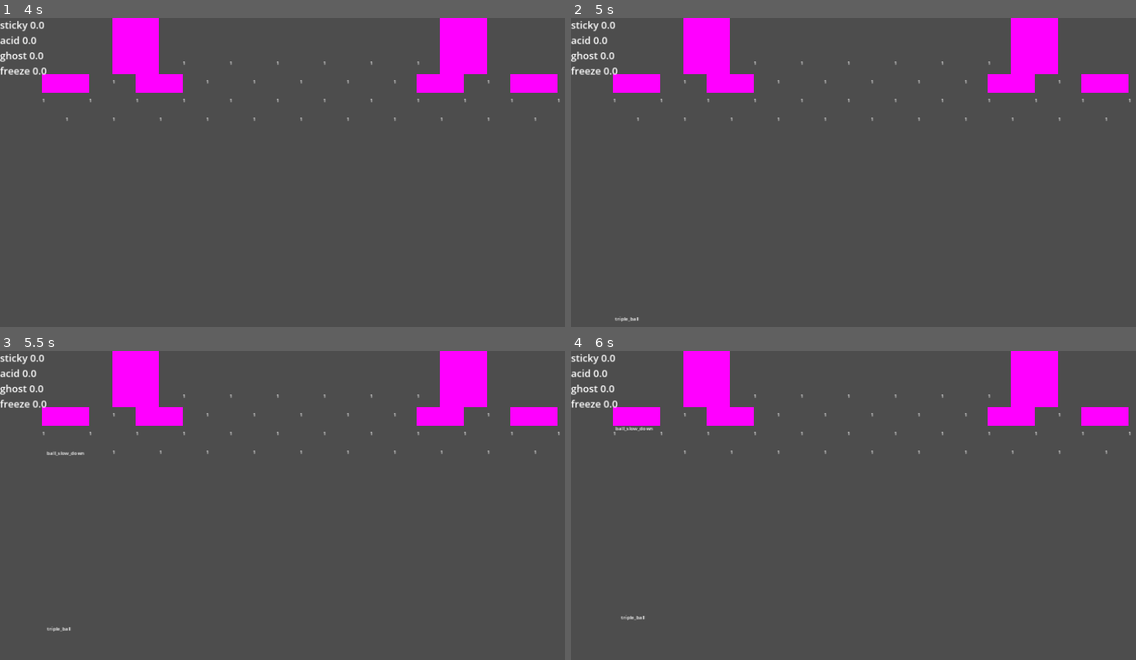
Above: before the commit, frames 1-4 (two rows, left to right).
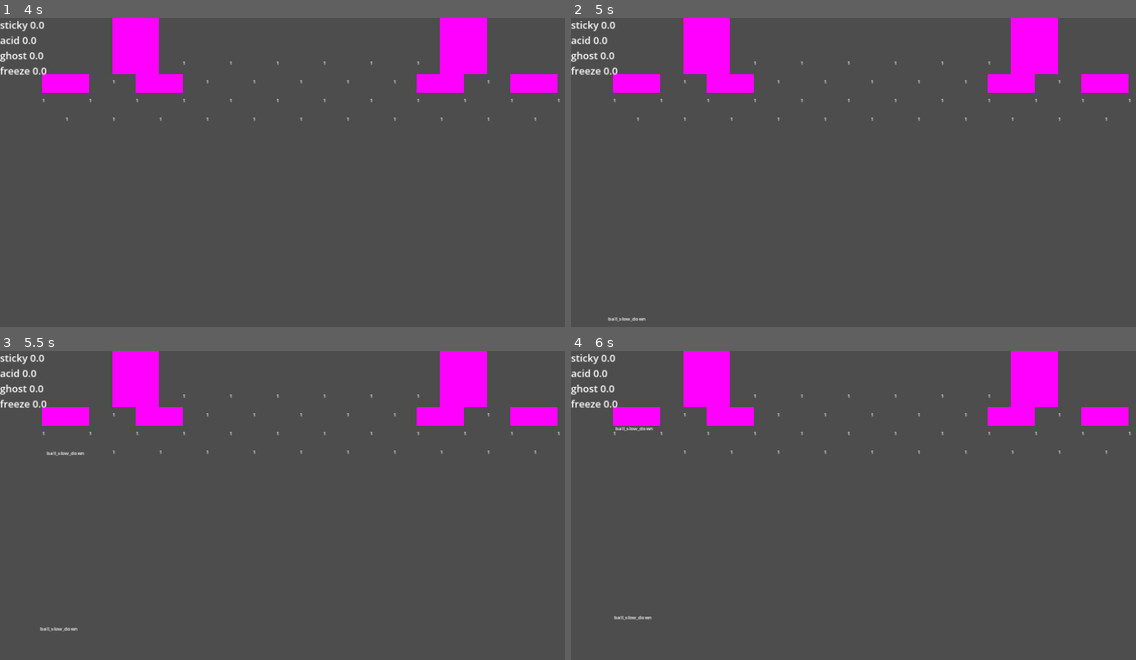
Above: after the commit, the same moments.

Repository: O-39889/brickout
Game: Godot game, scene res://scenes/level.tscn
Same seed, same stepped clock (60 frames per second), same inputs: the game is played once before the commit and once after it.
Inputs (mouse positions are in pixels of both pictures, inside the frame that each line leads up to):
- Up to frame 1 (4 s): tap Enter at 0.5 s; move the mouse to (333, 184) at 0.52 s; click (333, 184) at 0.67 s; tap R (debug_restart) every 0.75 s from 1.25 to 3.5 s; move the mouse to (271, 187) at 1.27 s; click (271, 187) at 1.42 s; move the mouse to (316, 181) at 2.02 s; click (316, 181) at 2.17 s; move the mouse to (293, 191) at 2.77 s; click (293, 191) at 2.92 s; move the mouse to (344, 191) at 3.52 s; click (344, 191) at 3.67 s
- Up to frame 2 (5 s): tap F3 (debug_3) at 4.15 s; tap R (debug_restart) at 4.25 s; move the mouse to (825, 181) at 4.27 s; click (825, 181) at 4.42 s; tap F4 (debug_4) at 4.9 s
- Up to frame 3 (5.5 s): move the mouse to (305, 517) at 5.02 s; click (305, 517) at 5.17 s
- Up to frame 4 (6 s): move the mouse to (847, 511) at 5.77 s; click (847, 511) at 5.92 s

Frame 1 is identical in both runs. In frame 2, less than 0.1% of the frame differs, in the area x 6-14%, y 96-99%; in frame 3, less than 0.1%, in the area x 7-14%, y 89-91%; in frame 4, less than 0.1%.

Commit message:
Squashed commit of the following:
commit e2b8c1805f11ae1a5fa7107af9ab28c7f85aede4
Author: OLP Solutions <76152616+O-39889@users.noreply.github.com>
Date:   Mon Jul 15 21:13:08 2024 +0300

    Refactor Ball to have static and centralized speed controls?

commit 54a9baa39f5d6e1187d747023278fa539dddcc9d
Author: OLP Solutions <76152616+O-39889@users.noreply.github.com>
Date:   Mon Jul 15 13:11:09 2024 +0300

    Add EventBus

Diff:
--- a/project.godot
+++ b/project.godot
@@ -18,6 +18,7 @@
 [autoload]
 
 Globals="*res://scenes/Globals.tscn"
+EventBus="*res://scripts/event_bus.gd"
 
 [debug]
 
--- a/scenes/level.tscn
+++ b/scenes/level.tscn
@@ -136,6 +136,7 @@
 
 [node name="IndestructibleBrick" parent="Bricks" instance=ExtResource("5_qmehk")]
 position = Vector2(510, 210)
+rotation = 3.14159
 
 [node name="IndestructibleBrick9" parent="Bricks" instance=ExtResource("5_qmehk")]
 position = Vector2(210, 210)
--- a/scripts/Ball.gd
+++ b/scripts/Ball.gd
@@ -12,23 +12,35 @@
 
 # random data fur now
 const BALL_SPEEDS = [
-	400,
+	390,
 	600,
-	800,
+	810,
 ];
 
 const BALL_RADIUS = 20;
 
 
-var speed_idx : BallSpeed = BallSpeed.BALL_SPEED_NORMAL:
+static var target_speed_idx : BallSpeed = BallSpeed.BALL_SPEED_NORMAL:
 	get:
-		return speed_idx;
+		return target_speed_idx;
 	set(value):
-		speed_idx = value;
-		speed = BALL_SPEEDS[speed_idx];
+		target_speed_idx = clampi(value, BallSpeed.BALL_SPEED_SLOW, BallSpeed.BALL_SPEED_FAST);
+		EventBus.ball_target_speed_idx_changed.emit();
 
-var speed : float = BALL_SPEEDS[speed_idx];
-var direction : Vector2 = Vector2(1, -1).normalized();
+var speed : float = BALL_SPEEDS[target_speed_idx]:
+	get:
+		return speed;
+	set(value):
+		speed = value;
+		velocity = speed * direction;
+
+var direction : Vector2 = Vector2(0, -1):
+	get:
+		return direction;
+	set(value):
+		direction = value;
+		velocity = speed * direction;
+
 var stuck : bool = false:
 	get:
 		return stuck;
@@ -67,27 +79,23 @@
 
 
 func _ready():
+	EventBus.ball_target_speed_idx_changed.connect(_on_target_speed_idx_changed);
 	collision_shape.shape.radius = BALL_RADIUS;
 	if stuck:
 		process_mode = Node.PROCESS_MODE_DISABLED;
 
 
 func launch():
-	process_mode = Node.PROCESS_MODE_INHERIT;
 	stuck = false;
 	velocity = direction * speed;
 
 
-func increase_speed():
-	speed_idx = mini(speed_idx + 1, BallSpeed.BALL_SPEED_FAST);
-	speed = BALL_SPEEDS[speed_idx];
-	velocity = direction * speed;
+static func increase_speed():
+	target_speed_idx += 1;
 
 
-func decrease_speed():
-	speed_idx = maxi(speed_idx - 1, BallSpeed.BALL_SPEED_SLOW);
-	speed = BALL_SPEEDS[speed_idx];
-	velocity = direction * speed;
+static func decrease_speed():
+	target_speed_idx -= 1;
 
 
 func handle_collision(collision: KinematicCollision2D):
@@ -95,8 +103,7 @@
 	if collider is Ball:
 		# and here we would somehow alter another guy's velocity
 		# und also avoid reduplication or idk lol
-		print("Not implemented!!!");
-		pass
+		assert(false, 'NOT IMPLEMENTED!!!! AAAAAAHHHHHHHH');
 	if collider is Paddle:
 		collider.handle_ball_collision(self, collision);
 	else:
@@ -111,15 +118,21 @@
 				explosion.queue_free();
 				fire_ball = false;
 			else:
-				collider.hit(self, 999 if acid else 1);
+				collider.hit(self, 1997 if acid else 1);
+		# lmao that's why you use le state pattern
 		if not (collider is RegularBrick and acid):
-			velocity = velocity.bounce(collision.get_normal());
-			direction = velocity.normalized();
+			direction = direction.bounce(collision.get_normal());
 
 
 func _physics_process(delta):
+	velocity = direction * speed;
 	var collision: KinematicCollision2D = move_and_collide(velocity * delta);
 	if collision:
 		handle_collision(collision);
 	if position.y > get_viewport_rect().size.y + BALL_RADIUS * 4:
 		lost.emit(self);
+	get_window().title = str(target_speed_idx);
+
+
+func _on_target_speed_idx_changed():
+	speed = BALL_SPEEDS[target_speed_idx];
--- a/scripts/Level.gd
+++ b/scripts/Level.gd
@@ -42,8 +42,16 @@
 	return not b.stuck;
 
 
+func stuff():
+	print('Hello I am in here');
+	print('Hello I am in here');
+	print('Hello I am in here');
+
+
+
 # Called when the node enters the scene tree for the first time.
 func _ready():
+	EventBus.ball_target_speed_idx_changed.connect(stuff);
 	paddle.spawn_ball = true;
 	paddle.position.x = (get_viewport_rect().size.x - paddle.width) / 2;
 	paddle.position.y = get_viewport_rect().size.y - Globals.PADDLE_OFFSET;
@@ -67,17 +75,17 @@
 
 
 func add_ball(b: Ball):
-	b.speed_idx = current_ball_speed_idx;
 	if get_tree().get_nodes_in_group('balls').size() >= BALL_LIMIT:
 		return;
+	# TODO: REPLACE THIS WITH EVENT BUS
 	b.lost.connect(_on_ball_lost);
 	add_child(b);
 
 
 func add_ball_to_paddle(b: Ball):
-	b.speed_idx = current_ball_speed_idx;
 	if get_tree().get_nodes_in_group('balls').size() >= BALL_LIMIT:
 		return;
+	# TODO: REPLACE THIS      WITH EVENT BUS
 	b.lost.connect(_on_ball_lost);
 	paddle.add_bawl(b);
 
@@ -89,13 +97,11 @@
 		var angle_offset : float = (i + 1) * angle_range / (n + 1);
 		if b.stuck:
 			new_ball.position = b.global_position;
-			new_ball.position.y -= 1;
-			new_ball.velocity = b.speed * Vector2.LEFT.rotated(angle_offset);
-			new_ball.direction = new_ball.velocity.normalized();
+			new_ball.position.y -= 1; # "just in case"
+			new_ball.direction = Vector2.LEFT.rotated(angle_offset);
 		else:
 			new_ball.position = b.position;
-			new_ball.velocity = b.velocity.rotated(angle_offset);
-			new_ball.direction = new_ball.velocity.normalized();
+			new_ball.direction = b.direction.rotated(angle_offset);
 		add_ball(new_ball);
 
 
@@ -145,7 +151,6 @@
 			new_ball.position.y = -Ball.BALL_RADIUS;
 			new_ball.position.x = paddle.width / 2;
 			new_ball.direction = Vector2.UP;
-			new_ball.stuck = true;
 			add_ball_to_paddle(new_ball);
 		'triple_ball':
 			# gotta go back to enums and shit i guess with the powerup ids
@@ -162,7 +167,7 @@
 			# fallback (just get the first bawl available)
 			if ball_selection.is_empty():
 				ball_selection.append(get_tree().get_first_node_in_group('balls'));
-			clone_balls(ball_selection[randi_range(0, ball_selection.size() - 1)], 2);
+			clone_balls(ball_selection.pick_random(), 2);
 		'double_balls':
 			for b in get_tree().get_nodes_in_group('balls'):
 				clone_balls(b, 1);
@@ -179,13 +184,9 @@
 			start_or_extend_timer(timer_acid, ACID_TIME);
 		# NEUTRAL
 		'ball_speed_up':
-			current_ball_speed_idx = mini(current_ball_speed_idx + 1, Ball.BallSpeed.BALL_SPEED_FAST);
-			for b in get_tree().get_nodes_in_group('balls'):
-				b.increase_speed();
+			Ball.increase_speed();
 		'ball_slow_down':
-			current_ball_speed_idx = maxi(current_ball_speed_idx - 1, Ball.BallSpeed.BALL_SPEED_SLOW);
-			for b in get_tree().get_nodes_in_group('balls'):
-				b.decrease_speed();
+			Ball.decrease_speed();
 		# BAD
 		'pop_ball':
 			var balls_arr : Array[Ball];
@@ -263,9 +264,9 @@
 	if event.is_action_pressed('debug_2'):
 		add_powerup.call('paddle_freeze', 'bad');
 	if event.is_action_pressed('debug_3'):
-		add_powerup.call('double_balls', 'good');
+		add_powerup.call('ball_speed_up', 'neutral');
 	if event.is_action_pressed('debug_4'):
-		add_powerup.call('triple_ball', 'good');
+		add_powerup.call('ball_slow_down', 'neutral');
 	if event.is_action_pressed('debug_5'):
 		add_powerup.call('paddle_freeze', 'bad');
 		_input(event);
--- a/scripts/Paddle.gd
+++ b/scripts/Paddle.gd
@@ -77,7 +77,6 @@
 	powerup_hitbox.shape.size.x = width;
 	# just make it ALWAYS spawn with a bawl
 	var b : Ball = load("res://scenes/Ball.tscn").instantiate();
-	b.stuck = true;
 	b.position.x = width / 2.0;
 	b.position.y = -b.BALL_RADIUS;
 	b.direction = Vector2.UP;
@@ -89,6 +88,7 @@
 		add_child(b);
 	else:
 		b.reparent(self);
+	b.stuck = true;
 	balls.append(b);
 
 
@@ -116,17 +116,15 @@
 		PaddleState.Normal:
 			var ball_dir := _bounce_ball_dir_controlled(b.velocity, collision.get_position());
 			b.direction = ball_dir;
-			b.velocity = b.speed * b.direction;
 		PaddleState.Sticky:
 			var ball_dir := _bounce_ball_dir_controlled(b.velocity, collision.get_position());
 			b.direction = ball_dir;
-			b.stuck = true;
 			add_bawl(b);
 		PaddleState.Frozen:
 			# other stuff to handle? idk just bouncing it lol
 			# actaully might trigger an explosion if le ball is fire ball
 			# and then unfreeze le paddle
-			b.velocity = b.velocity.bounce(collision.get_normal());
+			b.direction = b.direction.bounce(collision.get_normal());
 		# I'm prolly not even gonna add a ghost state anyway
 
 
@@ -139,8 +137,8 @@
 	return Vector2.UP.rotated(deg_to_rad(remapped));
 
 
-func _bounce_ball_dir_uncontrolled(ball_velocity: Vector2, normal: Vector2) -> Vector2:
-	return ball_velocity.bounce(normal).normalized();
+func _bounce_ball_dir_uncontrolled(ball_direction: Vector2, normal: Vector2) -> Vector2:
+	return ball_direction.bounce(normal);
 
 
 func _change_size(should_enlarge: bool):
--- /dev/null
+++ b/scripts/event_bus.gd
@@ -0,0 +1,6 @@
+extends Node;
+
+
+signal ball_lost(ball: Ball);
+signal powerup_collected(powerup: Powerup);
+signal ball_target_speed_idx_changed();
